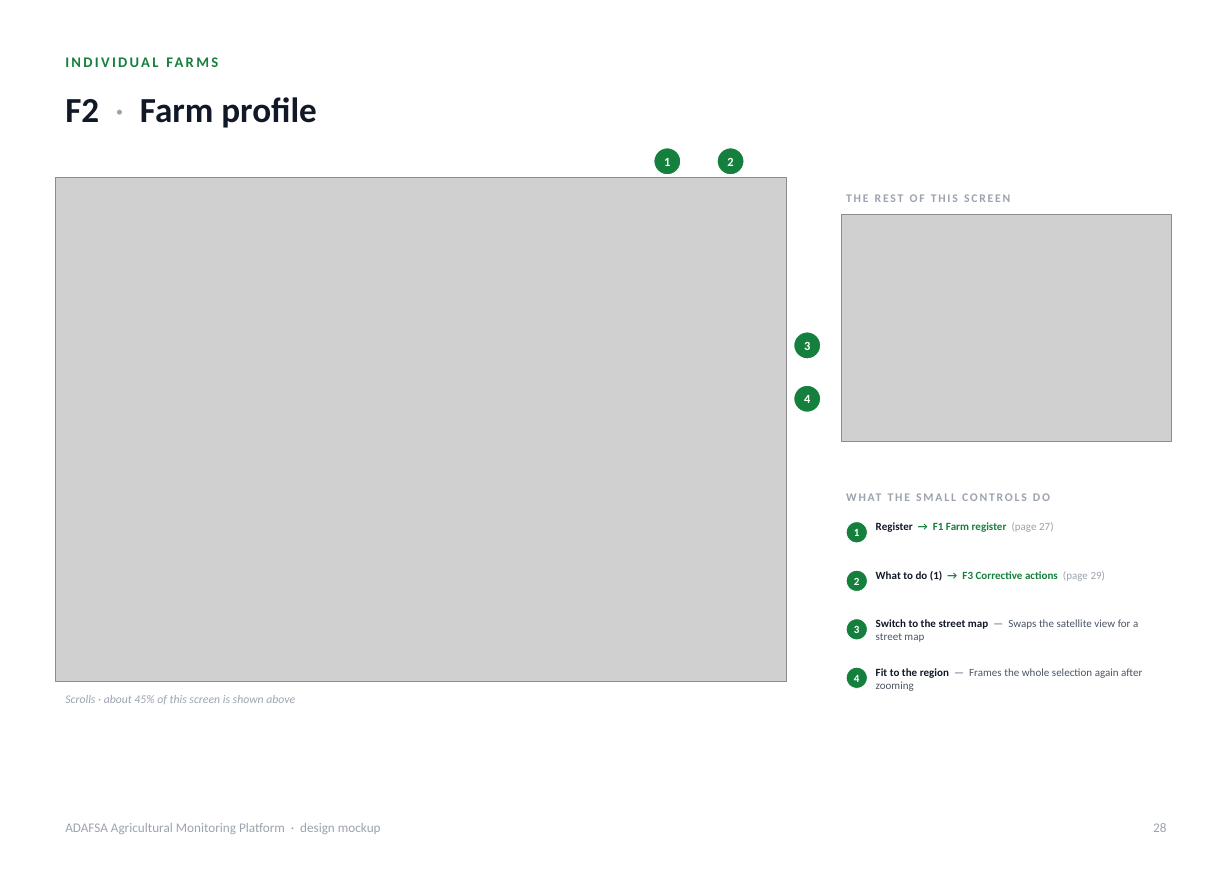
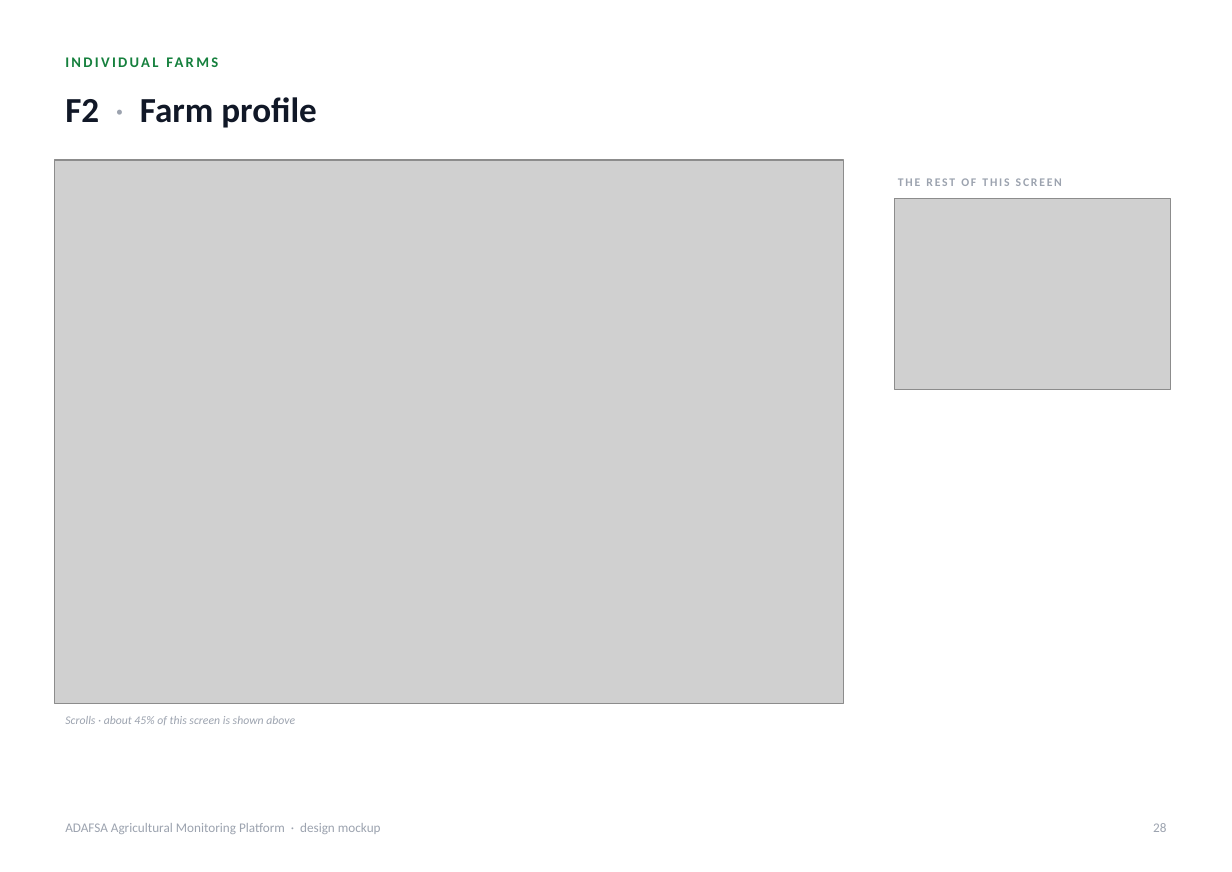
Before and after one commit to romainbigare/adafsa-mockup, a slide deck: slide 28 of docs/ADAFSA_Platform_Screens.pptx. Drawn at 1232x872 pixels with LibreOffice and Linux fonts; fonts in the diff are those of the drawing; grey boxes stand for pictures. Boxes give left, top, right and bottom in pixels: in the first picture for what was removed or moved away, otherwise in the second. Text is boxed around its words. In the diff, an @@ line names an element or a change of style, - is before the commit and + after.

```diff
--- a/docs/ADAFSA_Platform_Screens.pptx
+++ b/docs/ADAFSA_Platform_Screens.pptx
@@ ellipse removed at (653, 148, 681, 175) @@
-1
@@ ellipse removed at (717, 148, 744, 175) @@
-2
@@ picture: place and size @@
-picture at (56, 178, 787, 682)
+picture at (55, 160, 843, 704)
@@ text "THE REST OF THIS SCREEN": place and size @@
-text "THE REST OF THIS SCREEN" at (846, 194, 1010, 202)
+text "THE REST OF THIS SCREEN" at (898, 178, 1062, 186)
@@ picture: place and size @@
-picture at (842, 215, 1172, 442)
+picture at (894, 198, 1170, 389)
@@ ellipse removed at (794, 332, 821, 359) @@
-3
@@ ellipse removed at (794, 385, 821, 412) @@
-4
@@ text removed at (846, 486, 1167, 507) @@
-WHAT THE SMALL CONTROLS DO
@@ ellipse removed at (846, 522, 867, 543) @@
-1
@@ text removed at (876, 522, 1054, 532) @@
-Register → F1 Farm register (page 27)
@@ ellipse removed at (846, 570, 867, 591) @@
-2
@@ text removed at (876, 571, 1106, 581) @@
-What to do (1) → F3 Corrective actions (page 29)
@@ ellipse removed at (846, 619, 867, 640) @@
-3
@@ text removed at (876, 619, 1138, 642) @@
-Switch to the street map — Swaps the satellite view for a street map
@@ ellipse removed at (846, 667, 867, 688) @@
-4
@@ text removed at (876, 668, 1142, 691) @@
-Fit to the region — Frames the whole selection again after zooming
@@ text "Scrolls · about 45% of ...": place and size @@
-text "Scrolls · about 45% of ..." at (65, 695, 295, 704)
+text "Scrolls · about 45% of ..." at (65, 716, 295, 725)
```
Also in this commit, not shown: 19 other slides changed, 11 other files.
